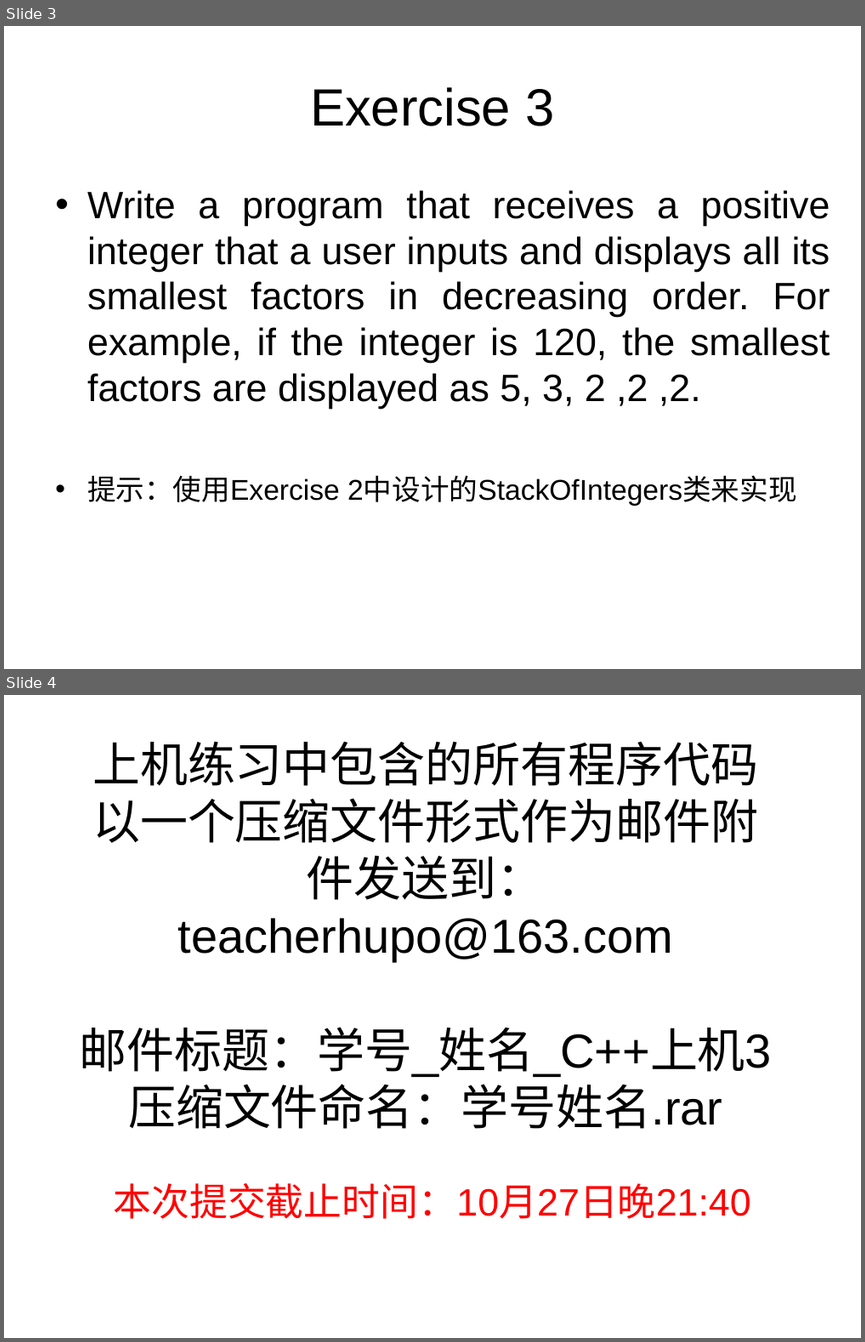
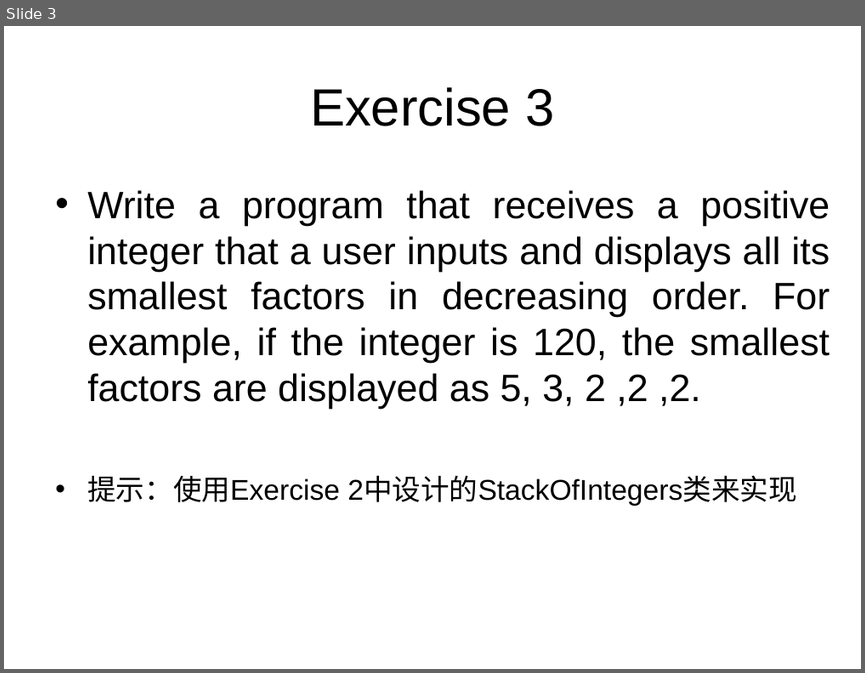
Before and after one commit to pudongqi/C-plus-plus_code, a slide deck: exercise 3/上机题目.ppt. Shown one above the other, each under a label of ours: slides 3 and 4 before the commit, slide 3 after it. The pictures are 865x1342 and 865x673 pixels, drawn with LibreOffice and Linux fonts; fonts in the diff are those of the drawing. Boxes give left, top, right and bottom in pixels: in the first picture for what was removed or moved away, otherwise in the second. Text is boxed around its words. In the diff, an @@ line names an element or a change of style, - is before the commit and + after.

```diff
--- a/exercise 3/上机题目.ppt
+++ b/exercise 3/上机题目.ppt
@@ slide 4 removed at bbox=[4, 695, 861, 1338], background #FFFFFF @@
@@ title removed at bbox=[80, 742, 772, 1129] @@
-上机练习中包含的所有程序代码以一个压缩文件形式作为邮件附件发送到：
-teacherhupo@163.com
-邮件标题：学号_姓名_C++上机3
-压缩文件命名：学号姓名.rar
@@ subtitle removed at bbox=[114, 1183, 751, 1219] @@
-本次提交截止时间：10月27日晚21:40
```
Also in this commit, not shown: 6 other files.
